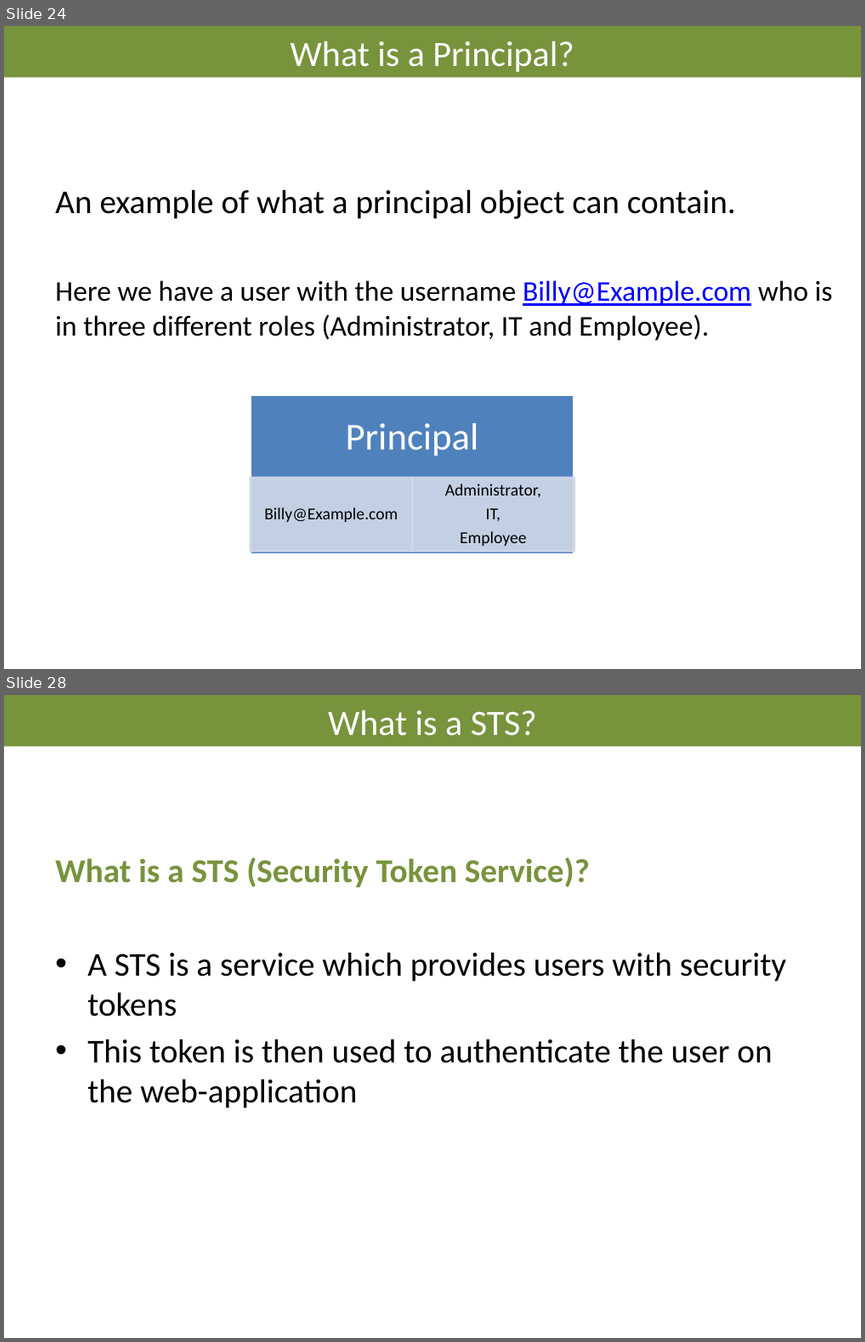
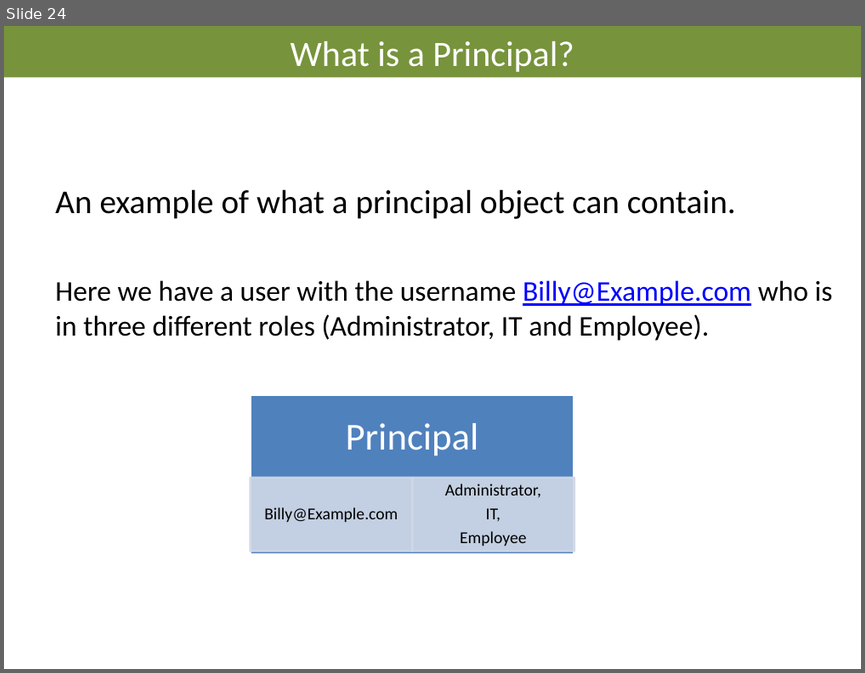
Before and after one commit to AndreasElffors/ProjectIdentity, a slide deck: Documents/Slides/Identity-SecurityFundamentals.pptx. Shown one above the other, each under a label of ours: slides 24 and 28 before the commit, slide 24 after it; the slides between them are not shown. The pictures are 865x1342 and 865x673 pixels, drawn with LibreOffice and Linux fonts; fonts in the diff are those of the drawing; background and template pictures are left out. Boxes give left, top, right and bottom in pixels: in the first picture for what was removed or moved away, otherwise in the second. Text is boxed around its words. In the diff, an @@ line names an element or a change of style, - is before the commit and + after.

```diff
--- a/Documents/Slides/Identity-SecurityFundamentals.pptx
+++ b/Documents/Slides/Identity-SecurityFundamentals.pptx
@@ slide 28 removed at (4, 695, 861, 1338), background #FFFFFF @@
@@ title removed at (4, 695, 861, 746) @@
-What is a STS?
@@ text removed at (55, 857, 786, 1108) @@
-What is a STS (Security Token Service)?
-• A STS is a service which provides users with security tokens
-• This token is then used to authenticate the user on the web-application
```
Also in this commit, not shown: 3 slides changed, 9 other slides removed, 5 other files.
